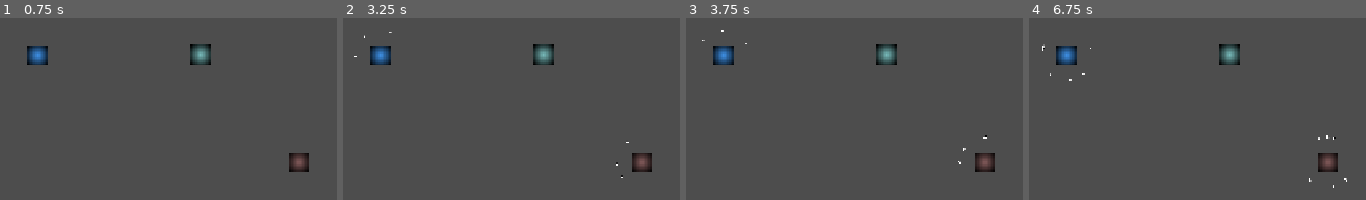
Above: before the commit, frames 1-4 (left to right).
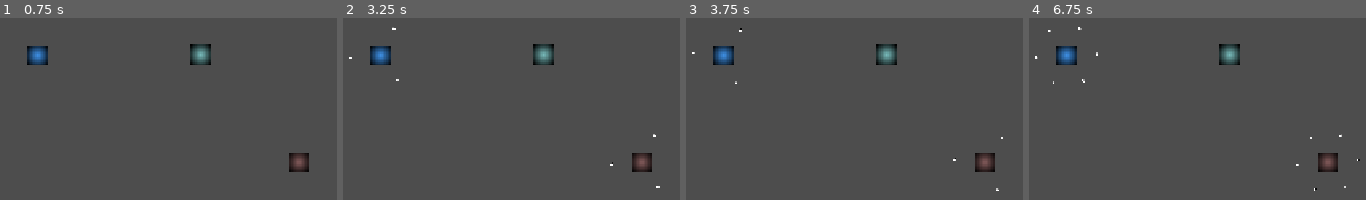
Above: after the commit, the same moments.

Repository: DevThomasS/Space
Game: Godot game, scene res://scenes/game.tscn
Two runs of this game, one before a commit and one after it. Both use one fixed random seed, a clock stepped at 60 frames per second and the inputs below.
Inputs (mouse positions are in pixels of both pictures, inside the frame that each line leads up to):
- Up to frame 1 (0.75 s): tap Enter at 0.5 s; move the mouse to (outside the picture) at 0.52 s; click (outside the picture) at 0.67 s
- Up to frame 2 (3.25 s): tap Space at 1.25, 2.75 s; move the mouse to (410, 136) at 1.27 s; click (410, 136) at 1.42 s; tap Enter at 2 s; move the mouse to (outside the picture) at 2.02 s; click (outside the picture) at 2.17 s; move the mouse to (outside the picture) at 2.77 s; click (outside the picture) at 2.92 s
- Up to frame 3 (3.75 s): move the mouse to (outside the picture) at 3.52 s; click (outside the picture) at 3.67 s
- Up to frame 4 (6.75 s): tap Enter at 4.25 s; move the mouse to (outside the picture) at 4.27 s; click (outside the picture) at 4.42 s; move the mouse to (1295, 112) at 5.02 s; click (1295, 112) at 5.17 s; tap Space at 5.75 s; move the mouse to (outside the picture) at 5.77 s; click (outside the picture) at 5.92 s; move the mouse to (outside the picture) at 6.52 s; click (outside the picture) at 6.67 s

Frame 1 is identical in both runs. In frame 2, 0.1% of the frame differs, in the area x 1-95%, y 4-94%; in frame 3, 0.1%; in frame 4, 0.3%, in the area x 1-99%, y 4-96%.

Commit message:
#5 Fault Orbit Spawning

Diff:
--- a/scripts/game.gd
+++ b/scripts/game.gd
@@ -70,7 +70,7 @@
 
 	for i in range(to_send):
 		var ship = orbit.get_child(0)
-		orbit.remove_child(ship)
+		from_planet.remove_orbit_ship(ship)
 
 		ship.state = ship.State.TRAVELING
 		ship.from_planet = from_planet
--- a/scripts/planet.gd
+++ b/scripts/planet.gd
@@ -9,10 +9,15 @@
 @onready var sprite := $Sprite2D
 @onready var orbit := $Orbit
 
+const ORBIT_RADIUS := 48.0
+const ORBIT_SPACING := 12.0
+
+var orbit_ships: Array[Node2D] = []
 var spawn_timer := 0.0
 var defenders := 0
 
 func _ready():
+	z_index = 1
 	update_color()
 
 func update_color():
@@ -36,9 +41,9 @@
 
 func spawn_ship():
 	var ship = preload("res://scenes/Ship.tscn").instantiate()
-	ship.state = ship.State.ORBITING
-	ship.angle = randf() * TAU
 	orbit.add_child(ship)
+	orbit_ships.append(ship)
+	update_orbit_positions()
 
 func receive_ship():
 	if faction == Faction.NEUTRAL:
@@ -56,3 +61,21 @@
 
 func available_ships() -> int:
 	return orbit.get_child_count()
+
+func remove_orbit_ship(ship: Ship) -> void:
+	orbit_ships.erase(ship)
+	update_orbit_positions()
+
+func update_orbit_positions() -> void:
+	var count := orbit_ships.size()
+	if count == 0:
+		return
+
+	for i in orbit_ships.size():
+		var ship := orbit_ships[i]
+		var angle := TAU * float(i) / float(count)
+		var radius := ORBIT_RADIUS
+		ship.position = Vector2(
+			cos(angle),
+			sin(angle)
+		) * radius
--- a/scripts/ship.gd
+++ b/scripts/ship.gd
@@ -6,31 +6,23 @@
 var from_planet: Node2D
 var to_planet: Node2D
 
-var orbit_radius := 40.0
-var orbit_speed := 1.0
-var angle := 0.0
-
 var travel_speed := 200.0
 var t := 0.0
 
 func _process(delta):
-	match state:
-		State.ORBITING:
-			angle += orbit_speed * delta
-			position = Vector2(cos(angle), sin(angle)) * orbit_radius
+	if not from_planet or not to_planet:
+		return
 
-		State.TRAVELING:
-			if not from_planet or not to_planet:
-				return
+	t += delta * travel_speed / from_planet.position.distance_to(to_planet.position)
+	global_position = from_planet.global_position.lerp(
+		to_planet.global_position,
+		t
+	)
+	if t >= 1.0:
+		arrive()
 
-			t += delta * travel_speed / from_planet.position.distance_to(to_planet.position)
-			global_position = from_planet.global_position.lerp(
-				to_planet.global_position,
-				t
-			)
-
-			if t >= 1.0:
-				arrive()
+func _ready():
+	z_index = 0
 
 func arrive():
 	to_planet.receive_ship()
